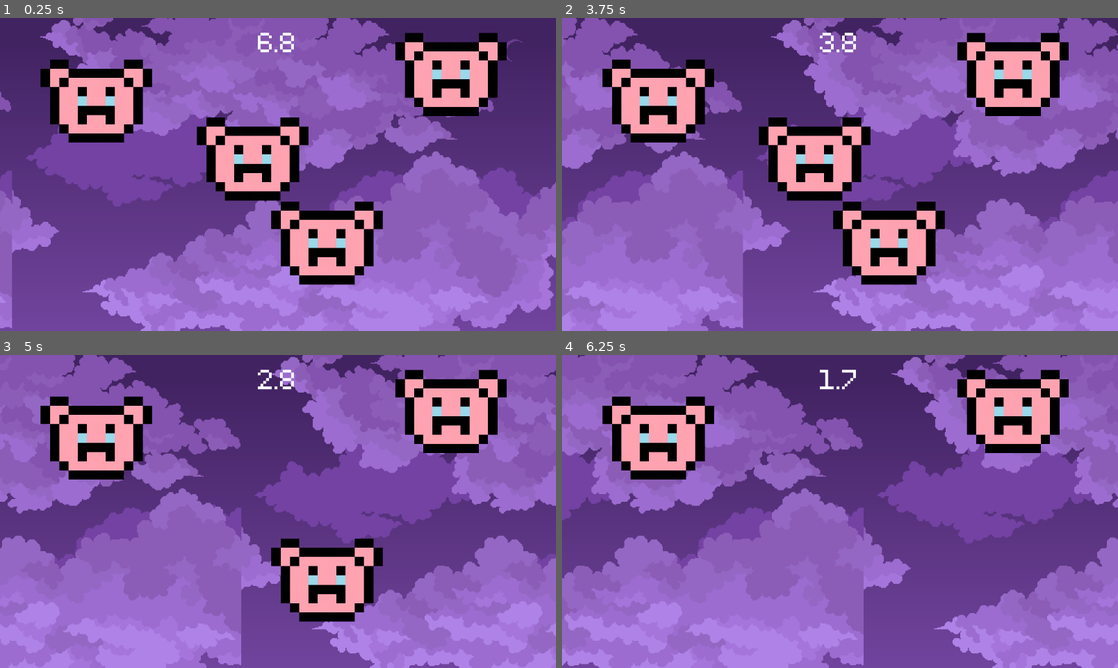
Above: before the commit, frames 1-4 (two rows, left to right).
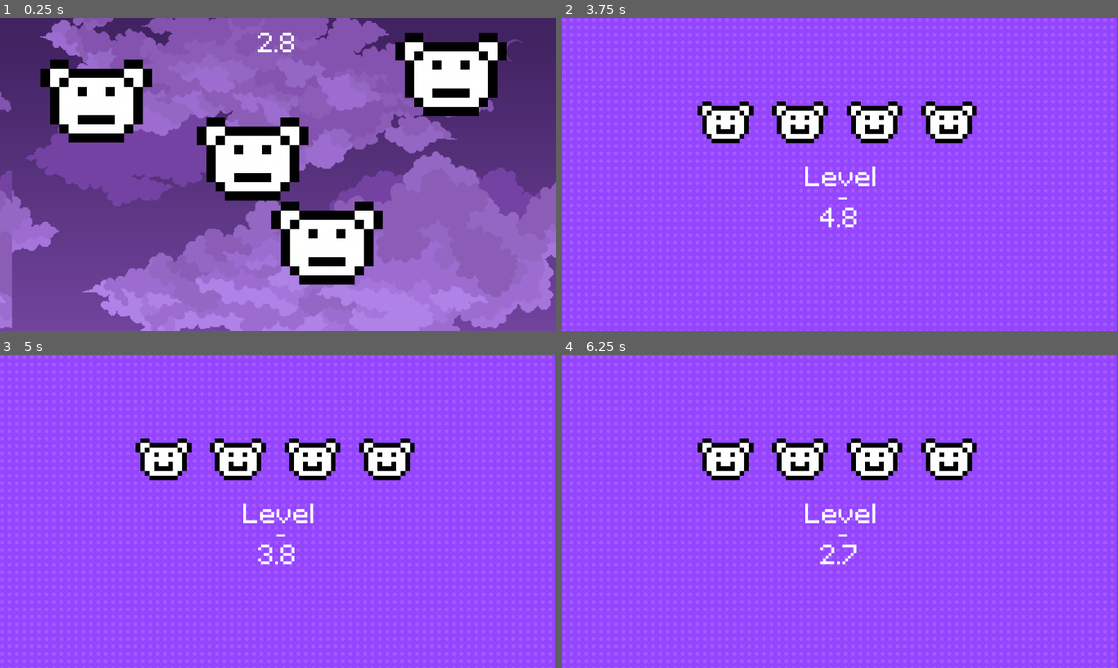
Above: after the commit, the same moments.

Repository: jezomc/JezoWare
Game: Godot game, scene res://scenes/minigame_2.tscn
The game is run twice, just before and just after one commit, with the same random seed, the same clock (stepped at 60 frames per second) and the same inputs. This scene is started directly instead of the project's main scene.
Inputs (mouse positions are in pixels of both pictures, inside the frame that each line leads up to):
- Up to frame 1 (0.25 s): no input
- Up to frame 2 (3.75 s): tap Enter (ui_accept) at 0.5, 0.77 s; move the mouse to (962, 158) at 0.52 s; hold Right (ui_right) 0.53-1.25 s; tap Alt at 0.6, 2.1, 3.6 s; click (962, 158) at 0.67 s; drag from (728, 190) to (812, 237) at 1.27 s; move the mouse to (895, 105) at 2.02 s; hold Left (ui_left) 2.03-2.75 s; drag from (812, 237) to (673, 127) at 2.77 s; move the mouse to (1006, 221) at 3.52 s; hold Right (ui_right) from 3.53 s (still down)
- Up to frame 3 (5 s): tap Enter (ui_accept) at 3.77 s; release Right (ui_right) at 4.25 s; drag from (111, 464) to (194, 433) at 4.27 s
- Up to frame 4 (6.25 s): move the mouse to (867, 511) at 5.02 s; hold Right (ui_right) 5.03-5.75 s; tap Alt at 5.1 s; click (867, 511) at 5.17 s; drag from (756, 433) to (728, 527) at 5.77 s

The runs differ from the first frame. In frame 1, 9.3% of the frame differs, in the area x 9-90%, y 6-83%; in frame 2, 100%; in frame 3, 100%; in frame 4, 100%, in the area x 0-100%, y 0-100%.

Commit message:
Making a death and winner screen.

Diff:
--- /dev/null
+++ b/JezoWare/scenes/lost_screen.tscn
@@ -0,0 +1,64 @@
+[gd_scene format=3 uid="uid://cu33dfl1e5thw"]
+
+[ext_resource type="Texture2D" uid="uid://p028w5ystqso" path="res://deathscreen.png" id="1_12qoe"]
+[ext_resource type="Texture2D" uid="uid://8gplndtgfa85" path="res://die.png" id="2_erjvp"]
+[ext_resource type="FontFile" uid="uid://vkh66xorgqkw" path="res://fonts/PixeloidSans-lxa3y.ttf" id="3_0nhqw"]
+
+[node name="LostScreen" type="Node2D" unique_id=285407398]
+
+[node name="ScrollingBackground" type="Parallax2D" parent="." unique_id=884046119]
+repeat_size = Vector2(1000, 0)
+autoscroll = Vector2(20, 0)
+
+[node name="Background" type="TextureRect" parent="ScrollingBackground" unique_id=434778831]
+offset_right = 1920.0
+offset_bottom = 1080.0
+scale = Vector2(0.5996779, 0.5999392)
+texture = ExtResource("1_12qoe")
+
+[node name="Heart" type="TextureRect" parent="." unique_id=1588551922]
+offset_left = 322.0
+offset_top = 225.0
+offset_right = 1346.0
+offset_bottom = 1249.0
+scale = Vector2(0.5, 0.5)
+texture = ExtResource("2_erjvp")
+
+[node name="Winner" type="RichTextLabel" parent="." unique_id=1081635385]
+clip_contents = false
+anchors_preset = -1
+offset_left = 298.0
+offset_top = 69.0
+offset_right = 868.3334
+offset_bottom = 230.0
+grow_horizontal = 2
+grow_vertical = 0
+size_flags_horizontal = 4
+size_flags_vertical = 4
+theme_override_colors/default_color = Color(1, 0.060000002, 0.07566643, 1)
+theme_override_constants/outline_size = 30
+theme_override_fonts/normal_font = ExtResource("3_0nhqw")
+theme_override_font_sizes/normal_font_size = 105
+bbcode_enabled = true
+text = "[shake]U Lost :("
+scroll_active = false
+horizontal_alignment = 1
+metadata/_edit_use_anchors_ = true
+
+[node name="Cooltext" type="RichTextLabel" parent="." unique_id=1567618446]
+clip_contents = false
+offset_left = 348.0
+offset_top = 182.0
+offset_right = 1240.0
+offset_bottom = 343.0
+scale = Vector2(0.5, 0.5)
+size_flags_horizontal = 4
+size_flags_vertical = 4
+theme_override_colors/default_color = Color(1, 1, 1, 1)
+theme_override_colors/font_outline_color = Color(1, 0.060000002, 0.060000002, 1)
+theme_override_constants/outline_size = 36
+theme_override_fonts/normal_font = ExtResource("3_0nhqw")
+theme_override_font_sizes/normal_font_size = 105
+text = "Try nex time"
+scroll_active = false
+horizontal_alignment = 1
--- a/JezoWare/scenes/minigame_2.gd
+++ b/JezoWare/scenes/minigame_2.gd
@@ -5,7 +5,7 @@
 var timer_end = false
 
 func _ready() -> void:
-	await themed_timer.Timer(7.0)
+	await themed_timer.Timer(3.0)
 	#after this is completed...
 	timer_end = true
 
@@ -18,6 +18,6 @@
 			get_tree().change_scene_to_file("res://scenes/timer_screen.tscn")
 
 	if timer_end:
-		Global.lives -= 1
+		Global.hearts -= 1
 		Global.minigames_done -=1
 		get_tree().change_scene_to_file("res://scenes/timer_screen.tscn")
--- a/JezoWare/scenes/minigame_2.tscn
+++ b/JezoWare/scenes/minigame_2.tscn
@@ -4,7 +4,7 @@
 [ext_resource type="Texture2D" uid="uid://deye708sn7842" path="res://backgroundsky.png" id="1_xdwh2"]
 [ext_resource type="PackedScene" uid="uid://b1f1atr5oa2lh" path="res://scenes/themed_timer.tscn" id="2_dqa6p"]
 [ext_resource type="Script" uid="uid://w7nc402x7rwv" path="res://scenes/button_1.gd" id="2_ju4f3"]
-[ext_resource type="Texture2D" uid="uid://8gplndtgfa85" path="res://die.png" id="3_dqa6p"]
+[ext_resource type="Texture2D" uid="uid://1e382cfnq1ov" path="res://normalface.png" id="3_dqa6p"]
 
 [node name="Minigame_2" type="Node2D" unique_id=586634214]
 script = ExtResource("1_ksu6r")
--- /dev/null
+++ b/JezoWare/scenes/winner_screen.tscn
@@ -0,0 +1,64 @@
+[gd_scene format=3 uid="uid://b8bjjqgo1imsq"]
+
+[ext_resource type="Texture2D" uid="uid://b46ynxskyypwv" path="res://winnerscreen.png" id="1_2uytq"]
+[ext_resource type="Texture2D" uid="uid://ct7og01ltyj42" path="res://winnerface.png" id="2_vft0f"]
+[ext_resource type="FontFile" uid="uid://vkh66xorgqkw" path="res://fonts/PixeloidSans-lxa3y.ttf" id="3_cuvn6"]
+
+[node name="WinnerScreen" type="Node2D" unique_id=802693396]
+
+[node name="ScrollingBackground" type="Parallax2D" parent="." unique_id=2063960636]
+repeat_size = Vector2(1000, 0)
+autoscroll = Vector2(20, 0)
+
+[node name="Background" type="TextureRect" parent="ScrollingBackground" unique_id=1087966168]
+offset_right = 1920.0
+offset_bottom = 1080.0
+scale = Vector2(0.5996779, 0.5999392)
+texture = ExtResource("1_2uytq")
+
+[node name="Heart" type="TextureRect" parent="." unique_id=1828875913]
+offset_left = 322.0
+offset_top = 225.0
+offset_right = 1346.0
+offset_bottom = 1249.0
+scale = Vector2(0.5, 0.5)
+texture = ExtResource("2_vft0f")
+
+[node name="Winner" type="RichTextLabel" parent="." unique_id=2130157583]
+clip_contents = false
+anchors_preset = -1
+offset_left = 298.0
+offset_top = 69.0
+offset_right = 868.3334
+offset_bottom = 230.0
+grow_horizontal = 2
+grow_vertical = 0
+size_flags_horizontal = 4
+size_flags_vertical = 4
+theme_override_colors/default_color = Color(0.99607843, 0.7647059, 0.05882353, 1)
+theme_override_constants/outline_size = 30
+theme_override_fonts/normal_font = ExtResource("3_cuvn6")
+theme_override_font_sizes/normal_font_size = 105
+bbcode_enabled = true
+text = "[wave amp=45 freq=7]Winner !"
+scroll_active = false
+horizontal_alignment = 1
+metadata/_edit_use_anchors_ = true
+
+[node name="Cooltext" type="RichTextLabel" parent="." unique_id=87821858]
+clip_contents = false
+offset_left = 348.0
+offset_top = 182.0
+offset_right = 1240.0
+offset_bottom = 343.0
+scale = Vector2(0.5, 0.5)
+size_flags_horizontal = 4
+size_flags_vertical = 4
+theme_override_colors/default_color = Color(1, 1, 1, 1)
+theme_override_colors/font_outline_color = Color(0.99607843, 0.7647059, 0.05882353, 1)
+theme_override_constants/outline_size = 36
+theme_override_fonts/normal_font = ExtResource("3_cuvn6")
+theme_override_font_sizes/normal_font_size = 105
+text = "You are so cool"
+scroll_active = false
+horizontal_alignment = 1
Binary file added: JezoWare/deathscreen.png
Not shown, added: JezoWare/deathscreen.png.import
Binary file added: JezoWare/normalface.png
Not shown, added: JezoWare/normalface.png.import
Binary file added: JezoWare/winnerface.png
Not shown, added: JezoWare/winnerface.png.import
Binary file added: JezoWare/winnerscreen.png
Not shown, added: JezoWare/winnerscreen.png.import
